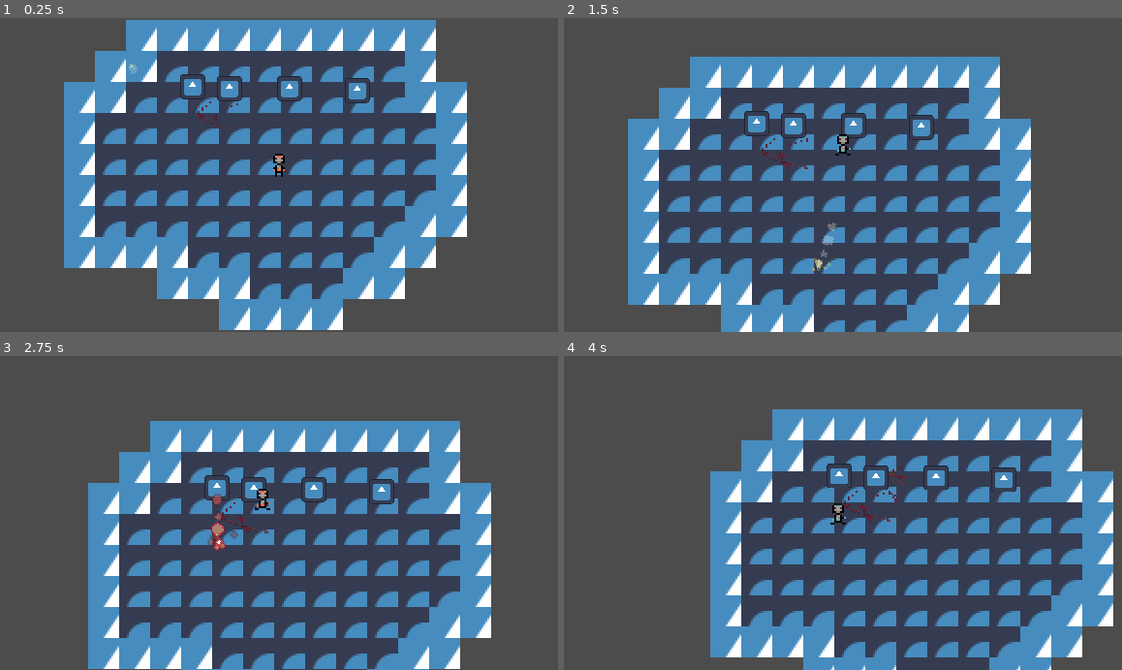
Above: before the commit, frames 1-4 (two rows, left to right).
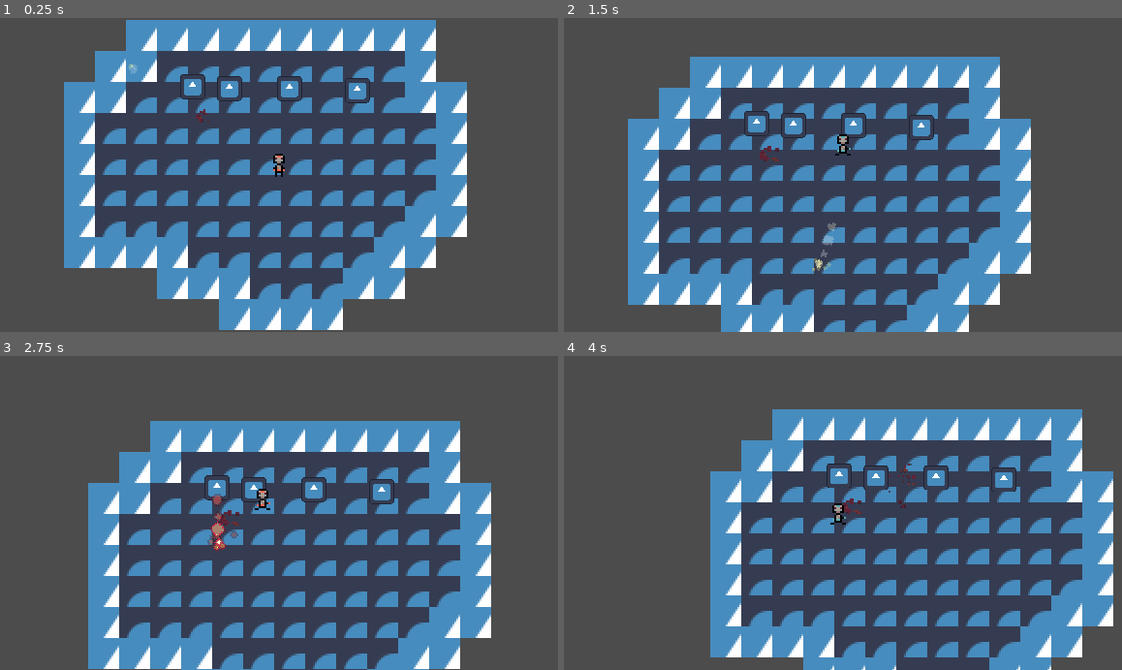
Above: after the commit, the same moments.

Repository: OlliO6/Granted-Wish
Game: Godot game, scene res://content/main.tscn
Same seed, same stepped clock (60 frames per second), same inputs: the game is played once before the commit and once after it. The engine's default icon, where the game draws it, is replaced by a stand-in: a white triangle on a blue panel in a dark square.
Inputs (mouse positions are in pixels of both pictures, inside the frame that each line leads up to):
- Up to frame 1 (0.25 s): no input
- Up to frame 2 (1.5 s): tap Enter at 0.5 s; move the mouse to (815, 237) at 0.52 s; press the mouse at (815, 237) at 0.53 s; hold W (move_up) from 0.53 s (still down); move the mouse to (1010, 222) at 1.27 s; release the mouse at (1010, 222) at 1.28 s; tap Mouse wheel down (next_spell) at 1.35 s
- Up to frame 3 (2.75 s): move the mouse to (111, 465) at 2.02 s; release W (move_up) at 2.03 s; hold A (move_left) from 2.03 s (still down); hold Mouse wheel up (previous_spell) from 2.03 s (still down)
- Up to frame 4 (4 s): move the mouse to (870, 513) at 2.77 s; release Mouse wheel up (previous_spell) at 2.78 s; click (870, 513) at 2.85 s; move the mouse to (759, 434) at 3.52 s; release A (move_left) at 3.53 s; hold S (move_down) from 3.53 s (still down); hold Mouse wheel down (next_spell) from 3.53 s (still down)

The runs differ from the first frame. In frame 1, less than 0.1% of the frame differs, in the area x 35-43%, y 24-36%; in frame 2, 0.2%; in frame 3, 0.1%; in frame 4, 0.3%, in the area x 49-64%, y 34-53%.

Commit message:
improve knockback and blood with dynamic speed

Diff:
--- a/components/fighting/attack_area.gd
+++ b/components/fighting/attack_area.gd
@@ -4,7 +4,6 @@
 signal damage_applied(body: Node2D)
 
 @export var damage_dealer: DamageDealer
-@export var deactivate_on_damage_dealed: bool
 @export var active: bool = true:
 	set(v):
 		active = v
@@ -27,5 +26,3 @@
 
 	if damage_dealer and damage_dealer.apply_damage(body):
 		damage_applied.emit(body)
-		if deactivate_on_damage_dealed:
-			active = false
--- a/components/fighting/damage_dealer.gd
+++ b/components/fighting/damage_dealer.gd
@@ -4,7 +4,7 @@
 @export var damage: int = 1
 @export var directional: bool = true
 # Increases knockback and stuff
-@export var impact_force: float = 1
+@export var impact_velocity_magnitude: float = 10
 @export var knockback: KnockbackData
 # Wont deal damage if dead
 @export var killable: Killable
@@ -20,3 +20,6 @@
 		return true
 
 	return false
+
+func set_impact_velocity_magnitude(v: float):
+	impact_velocity_magnitude = v
--- a/components/fighting/damage_receiver.gd
+++ b/components/fighting/damage_receiver.gd
@@ -36,7 +36,7 @@
 		health.take_damage(dmg)
 
 	if knockback and dealer.knockback:
-		knockback.start_knockback(dealer.global_rotation, dealer.knockback)
+		knockback.start_knockback(dealer.global_rotation, dealer.impact_velocity_magnitude, dealer.knockback)
 
 func is_invincible() -> bool:
 	return invincible or invis_timer > 0
--- a/components/fighting/knockback/knockback.gd
+++ b/components/fighting/knockback/knockback.gd
@@ -12,6 +12,7 @@
 var _knocking: bool
 var _time_passed: float
 var _current_data: KnockbackData
+var _strenght: float
 
 func _process(delta: float) -> void:
 
@@ -24,10 +25,11 @@
 func is_knocking() -> bool:
 	return _knocking
 
-func start_knockback(direction: float, data: KnockbackData) -> void:
+func start_knockback(direction: float, strenght: float, data: KnockbackData) -> void:
 
 	_knocking = true
 	_current_data = data
+	_strenght = strenght
 	_time_passed = 0
 	global_rotation = direction
 
@@ -36,7 +38,7 @@
 func _process_knockback() -> void:
 
 	var progress = clampf(_time_passed / _current_data.duration, 0, 1)
-	velocity = _current_data.strenght * strenght_multiplier * _current_data.velocity_curve.sample(progress) * transform.x
+	velocity = ((_current_data.base_strenght * _current_data.velocity_curve.sample(progress)) + (_strenght * _current_data.dynamic_strenght_impact)) * transform.x * strenght_multiplier
 	unrepress_movement = _current_data.unrepress_movement_curve.sample(progress)
 
 	if _time_passed >= _current_data.duration:
--- a/components/fighting/knockback/knockback_data.gd
+++ b/components/fighting/knockback/knockback_data.gd
@@ -2,6 +2,7 @@
 extends Resource
 
 @export var duration: float
-@export var strenght: float
+@export var base_strenght: float
+@export_range(0, 2) var dynamic_strenght_impact: float = 1
 @export var velocity_curve: Curve
 @export var unrepress_movement_curve: Curve
--- a/components/fighting/knockback/large_knockback.tres
+++ b/components/fighting/knockback/large_knockback.tres
@@ -13,6 +13,7 @@
 [resource]
 script = ExtResource("1_evsy5")
 duration = 0.35
-strenght = 150.0
+base_strenght = 70.0
+dynamic_strenght_impact = 1.2
 velocity_curve = SubResource("Curve_p8xyq")
 unrepress_movement_curve = SubResource("Curve_n7rp0")
--- a/components/fighting/knockback/medium_knockback.tres
+++ b/components/fighting/knockback/medium_knockback.tres
@@ -13,6 +13,7 @@
 [resource]
 script = ExtResource("1_wjabt")
 duration = 0.3
-strenght = 80.0
+base_strenght = 30.0
+dynamic_strenght_impact = 1.0
 velocity_curve = SubResource("Curve_e3vsa")
 unrepress_movement_curve = SubResource("Curve_7xyct")
--- a/components/fighting/knockback/small_knockback.tres
+++ b/components/fighting/knockback/small_knockback.tres
@@ -13,6 +13,7 @@
 [resource]
 script = ExtResource("1_6enu4")
 duration = 0.2
-strenght = 35.0
+base_strenght = 15.0
+dynamic_strenght_impact = 0.6
 velocity_curve = SubResource("Curve_0covl")
 unrepress_movement_curve = SubResource("Curve_xof1o")
--- a/content/entities/crate/crate.tscn
+++ b/content/entities/crate/crate.tscn
@@ -18,6 +18,8 @@
 shader_parameter/flash_color = Color(1, 1, 1, 1)
 
 [node name="Crate" type="CharacterBody2D"]
+collision_layer = 97
+collision_mask = 33
 
 [node name="DamageReceiver" type="Node" parent="." node_paths=PackedStringArray("health")]
 script = ExtResource("1_eryqk")
@@ -44,8 +46,7 @@
 script = ExtResource("6_kjx8f")
 effect_scn = ExtResource("7_eaasu")
 
-[connection signal="taking_directional_damage" from="DamageReceiver" to="BloodSpawner" method="set_global_rotation"]
+[connection signal="damage_taken" from="DamageReceiver" to="BloodSpawner" method="_on_damage_receiver_damage_taken"]
 [connection signal="took_damage" from="DamageReceiver" to="Sprite2D" method="flash"]
 [connection signal="took_damage" from="DamageReceiver" to="AudioStreamPlayer2D" method="play"]
-[connection signal="took_damage" from="DamageReceiver" to="BloodSpawner" method="spawn"]
 [connection signal="died" from="Health" to="." method="queue_free"]
--- a/content/entities/spells/fire/fire_spell.tscn
+++ b/content/entities/spells/fire/fire_spell.tscn
@@ -57,6 +57,18 @@
 "transitions": PackedFloat32Array(1),
 "update": 0,
 "values": [1.0]
+}
+tracks/4/type = "value"
+tracks/4/imported = false
+tracks/4/enabled = true
+tracks/4/path = NodePath("../DamageDealer:impact_velocity_magnitude")
+tracks/4/interp = 1
+tracks/4/loop_wrap = true
+tracks/4/keys = {
+"times": PackedFloat32Array(0),
+"transitions": PackedFloat32Array(1),
+"update": 0,
+"values": [10.0]
 }
 
 [sub_resource type="Animation" id="Animation_q30au"]
@@ -138,6 +150,18 @@
 "transitions": PackedFloat32Array(5.65685, 1),
 "update": 0,
 "values": [0.0, -80.0]
+}
+tracks/6/type = "value"
+tracks/6/imported = false
+tracks/6/enabled = true
+tracks/6/path = NodePath("../DamageDealer:impact_velocity_magnitude")
+tracks/6/interp = 1
+tracks/6/loop_wrap = true
+tracks/6/keys = {
+"times": PackedFloat32Array(0, 2),
+"transitions": PackedFloat32Array(2.73208, 1),
+"update": 0,
+"values": [40.0, 0.0]
 }
 
 [sub_resource type="Animation" id="Animation_qn0jv"]
@@ -322,7 +346,6 @@
 collision_layer = 8
 
 [node name="CollisionShape2D" type="CollisionShape2D" parent="Area2D"]
-visible = false
 shape = SubResource("CircleShape2D_qju78")
 
 [node name="CanvasGroup" type="CanvasGroup" parent="Area2D"]
@@ -346,13 +369,11 @@
 explosiveness = 0.1
 
 [node name="AttackArea" type="Area2D" parent="Area2D" node_paths=PackedStringArray("damage_dealer")]
-visible = false
 collision_layer = 0
 collision_mask = 5
 monitorable = false
 script = ExtResource("4_0vw7e")
 damage_dealer = NodePath("../../DamageDealer")
-deactivate_on_damage_dealed = true
 
 [node name="CollisionShape2D" type="CollisionShape2D" parent="Area2D/AttackArea"]
 position = Vector2(-1, 0)
@@ -369,4 +390,5 @@
 [connection signal="died" from="Killable" to="Area2D/AttackArea" method="set_active" binds= [false]]
 [connection signal="body_entered" from="Area2D" to="Killable" method="die" unbinds=1]
 [connection signal="body_entered" from="Area2D" to="ImpactAudioPlayer2D" method="play" unbinds=1]
+[connection signal="damage_applied" from="Area2D/AttackArea" to="Killable" method="die" unbinds=1]
 [connection signal="damage_applied" from="Area2D/AttackArea" to="ImpactAudioPlayer2D" method="play" unbinds=1]
--- a/content/main.tscn
+++ b/content/main.tscn
@@ -58,6 +58,46 @@
 [sub_resource type="ViewportTexture" id="ViewportTexture_2v0d8"]
 viewport_path = NodePath("Sprite2D/BloodViewport")
 
+[sub_resource type="Gradient" id="Gradient_5p7cw"]
+interpolation_mode = 1
+offsets = PackedFloat32Array(0, 0.667513)
+colors = PackedColorArray(0.380392, 0.14902, 0.219608, 1, 0.44, 0.2024, 0.20636, 1)
+
+[sub_resource type="GradientTexture1D" id="GradientTexture1D_8sfy7"]
+gradient = SubResource("Gradient_5p7cw")
+width = 32
+
+[sub_resource type="Curve" id="Curve_2bkij"]
+_data = [Vector2(0, 0), 0.0, 0.0, 0, 0, Vector2(1, 1), 1.31559, 0.0, 0, 0]
+point_count = 2
+
+[sub_resource type="CurveXYZTexture" id="CurveXYZTexture_8vc4f"]
+curve_y = SubResource("Curve_2bkij")
+
+[sub_resource type="Curve" id="Curve_melm4"]
+max_value = 2.0
+_data = [Vector2(0, 0), 0.0, 10.1621, 0, 0, Vector2(0.310427, 0.807104), -2.02398, -2.02398, 0, 0, Vector2(0.703791, 0.620504), 1.23336, 1.23336, 0, 0, Vector2(0.990521, 1.64928), -0.800021, 0.0, 0, 0]
+point_count = 4
+
+[sub_resource type="CurveTexture" id="CurveTexture_mtubc"]
+curve = SubResource("Curve_melm4")
+
+[sub_resource type="ParticleProcessMaterial" id="ParticleProcessMaterial_t0pgi"]
+resource_local_to_scene = true
+particle_flag_align_y = true
+particle_flag_disable_z = true
+spread = 48.2
+initial_velocity_max = 35.0
+directional_velocity_min = 1.0
+directional_velocity_max = 13.8
+directional_velocity_curve = SubResource("CurveXYZTexture_8vc4f")
+gravity = Vector3(0, 0, 0)
+scale_min = 0.2
+scale_max = 0.4
+scale_curve = SubResource("CurveTexture_mtubc")
+color_initial_ramp = SubResource("GradientTexture1D_8sfy7")
+anim_offset_max = 1.0
+
 [node name="Main" type="Node2D" node_paths=PackedStringArray("blood_viewport")]
 y_sort_enabled = true
 script = ExtResource("1_q6t38")
@@ -83,7 +123,8 @@
 
 [node name="Crate" parent="." instance=ExtResource("4_qeshn")]
 position = Vector2(92, 28)
-collision_layer = 4
+collision_layer = 100
+collision_mask = 65
 
 [node name="Health" parent="Crate" index="1"]
 max_health = 12
@@ -135,6 +176,9 @@
 [node name="BloodEffect" parent="Sprite2D/BloodViewport" instance=ExtResource("5_8p0uu")]
 position = Vector2(100, 50)
 
+[node name="GPUParticles2D" parent="Sprite2D/BloodViewport/BloodEffect" index="0"]
+process_material = SubResource("ParticleProcessMaterial_t0pgi")
+
 [connection signal="timeout" from="Crate/Spawner/Timer" to="Crate/Spawner" method="spawn"]
 
 [editable path="Crate"]
--- a/player/player.tscn
+++ b/player/player.tscn
@@ -125,6 +125,7 @@
 
 [node name="Player" type="CharacterBody2D"]
 collision_layer = 2
+collision_mask = 33
 script = ExtResource("1_fwlov")
 movement_speed = 30.0
 
--- a/project.godot
+++ b/project.godot
@@ -75,6 +75,8 @@
 2d_physics/layer_2="player"
 2d_physics/layer_3="enemy"
 2d_physics/layer_4="spell"
+2d_physics/layer_6="collide_w_friendly"
+2d_physics/layer_7="collide_w_enemy"
 
 [rendering]
 
--- /dev/null
+++ b/vfx/blood_effect/blood_effect.gd
@@ -0,0 +1,13 @@
+class_name BloodEffect
+extends Node2D
+
+@export var impact_velocity_magnitude: float
+@export var impact_velocity_magnitude_scale: float = 1
+
+func _ready() -> void:
+	var particles := get_node("GPUParticles2D") as GPUParticles2D
+	particles.process_material.set("initial_velocity_min",
+		particles.process_material.get("initial_velocity_min") + impact_velocity_magnitude * impact_velocity_magnitude_scale)
+	particles.process_material.set("initial_velocity_max",
+		particles.process_material.get("initial_velocity_max") + impact_velocity_magnitude * impact_velocity_magnitude_scale)
+	particles.restart()
--- a/vfx/blood_effect/blood_effect.tscn
+++ b/vfx/blood_effect/blood_effect.tscn
@@ -1,5 +1,6 @@
-[gd_scene load_steps=10 format=3 uid="uid://bdwlpvhvpqmqf"]
+[gd_scene load_steps=11 format=3 uid="uid://bdwlpvhvpqmqf"]
 
+[ext_resource type="Script" path="res://vfx/blood_effect/blood_effect.gd" id="1_c3gfl"]
 [ext_resource type="Texture2D" uid="uid://3ko6dglu7234" path="res://vfx/particle_sheet.png" id="1_fcw08"]
 
 [sub_resource type="CanvasItemMaterial" id="CanvasItemMaterial_vr8a1"]
@@ -33,11 +34,11 @@
 curve = SubResource("Curve_melm4")
 
 [sub_resource type="ParticleProcessMaterial" id="ParticleProcessMaterial_ey3pc"]
+resource_local_to_scene = true
 particle_flag_align_y = true
 particle_flag_disable_z = true
 spread = 48.2
-initial_velocity_min = 22.44
-initial_velocity_max = 83.89
+initial_velocity_max = 35.0
 directional_velocity_min = 1.0
 directional_velocity_max = 13.8
 directional_velocity_curve = SubResource("CurveXYZTexture_8vc4f")
@@ -49,6 +50,7 @@
 anim_offset_max = 1.0
 
 [node name="BloodEffect" type="Node2D"]
+script = ExtResource("1_c3gfl")
 
 [node name="GPUParticles2D" type="GPUParticles2D" parent="."]
 material = SubResource("CanvasItemMaterial_vr8a1")
@@ -64,10 +66,4 @@
 interpolate = false
 fract_delta = false
 
-[node name="Timer" type="Timer" parent="."]
-wait_time = 2.0
-one_shot = true
-autostart = true
-
-[connection signal="ready" from="GPUParticles2D" to="GPUParticles2D" method="restart"]
-[connection signal="timeout" from="Timer" to="." method="queue_free"]
+[connection signal="finished" from="GPUParticles2D" to="." method="queue_free"]
--- a/vfx/blood_effect/blood_spawner.gd
+++ b/vfx/blood_effect/blood_spawner.gd
@@ -3,10 +3,15 @@
 
 @export var effect_scn: PackedScene
 
-func spawn() -> void:
+func spawn(impact_velocity_magnitude: float=0) -> Node2D:
+
 	var effect := effect_scn.instantiate() as Node2D
+	if effect is BloodEffect:
+		effect.impact_velocity_magnitude = impact_velocity_magnitude
 	Globals.get_blood_viewport().add_child(effect)
 	effect.transform = global_transform
+	return effect
 
 func _on_damage_receiver_damage_taken(_amount: int, dealer: DamageDealer) -> void:
 	global_rotation = dealer.global_rotation
+	spawn(dealer.impact_velocity_magnitude)
Not shown: 1 places in content/main.tscn that only renumber resources
